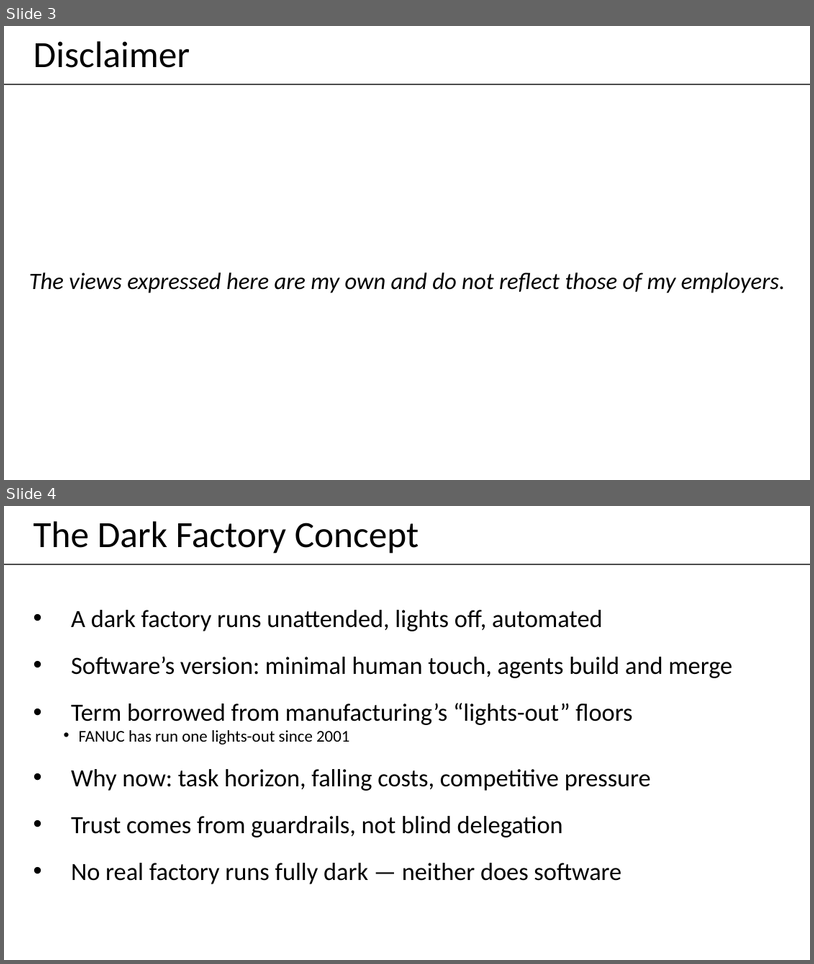
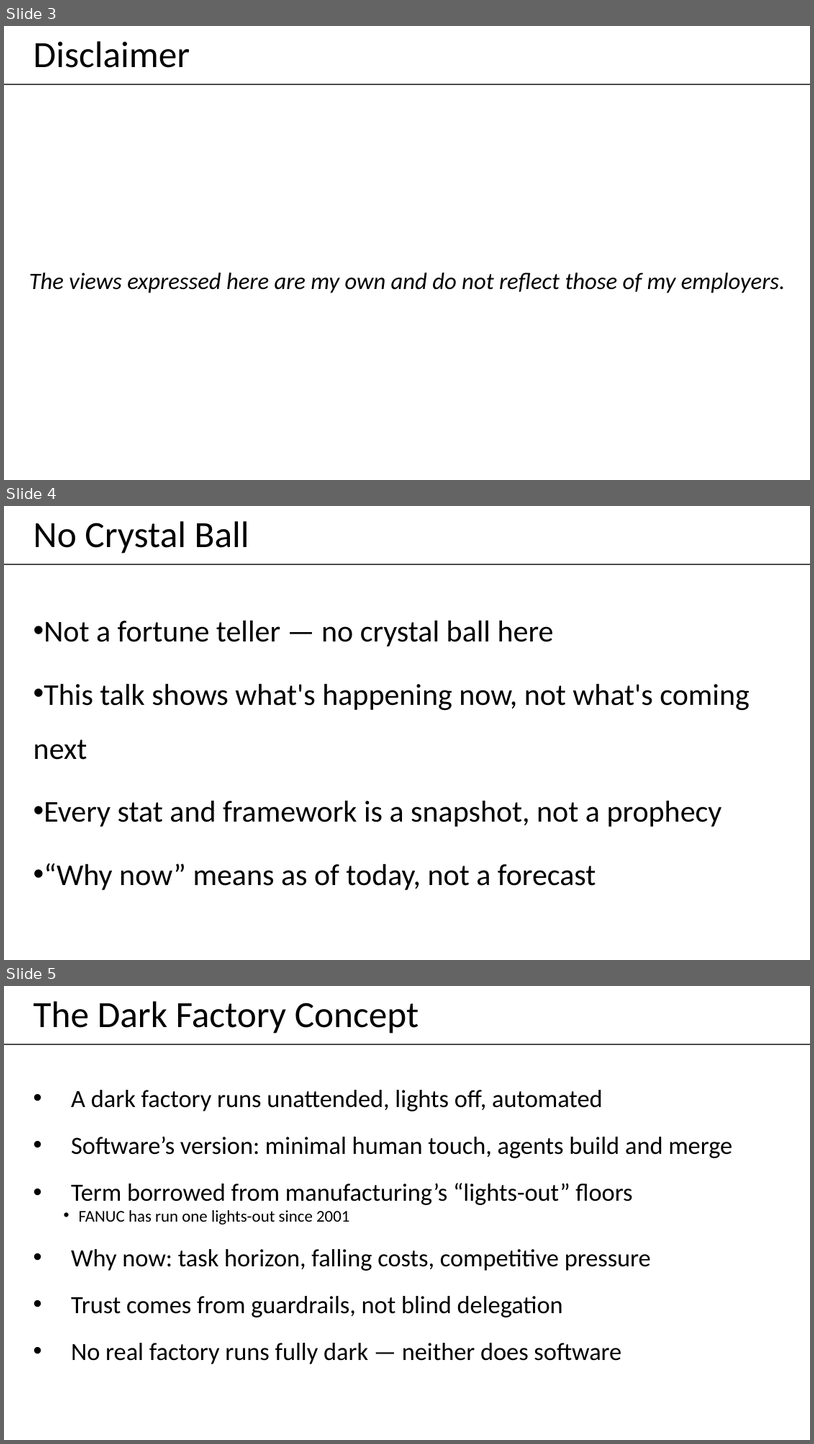
Before and after one commit to jh125486/presentations, a slide deck: UNT/dark_factory.pptx. Shown one above the other, each under a label of ours: slides 3 and 4 before the commit, slides 3, 4 and 5 after it. The pictures are 814x964 and 814x1444 pixels, drawn with LibreOffice and Linux fonts; fonts in the diff are those of the drawing; background and template pictures are left out. Boxes give left, top, right and bottom in pixels: in the first picture for what was removed or moved away, otherwise in the second. Text is boxed around its words. In the diff, an @@ line names an element or a change of style, - is before the commit and + after.

```diff
--- a/UNT/dark_factory.pptx
+++ b/UNT/dark_factory.pptx
@@ slide 4 added at (x1=4, y1=506, x2=810, y2=960), background #FFFFFF; not listed: 1 template element that a slide beside it also shows @@
@@ title added at (x1=34, y1=521, x2=250, y2=554), 44 pt, text #000000 @@
+No Crystal Ball
@@ text added at (x1=34, y1=620, x2=749, y2=890), 36 pt, text #000000 @@
+• Not a fortune teller — no crystal ball here
+• This talk shows what's happening now, not what's coming next
+• Every stat and framework is a snapshot, not a prophecy
+• “Why now” means as of today, not a forecast
@@ what was slide 4 is now slide 5 @@
```
